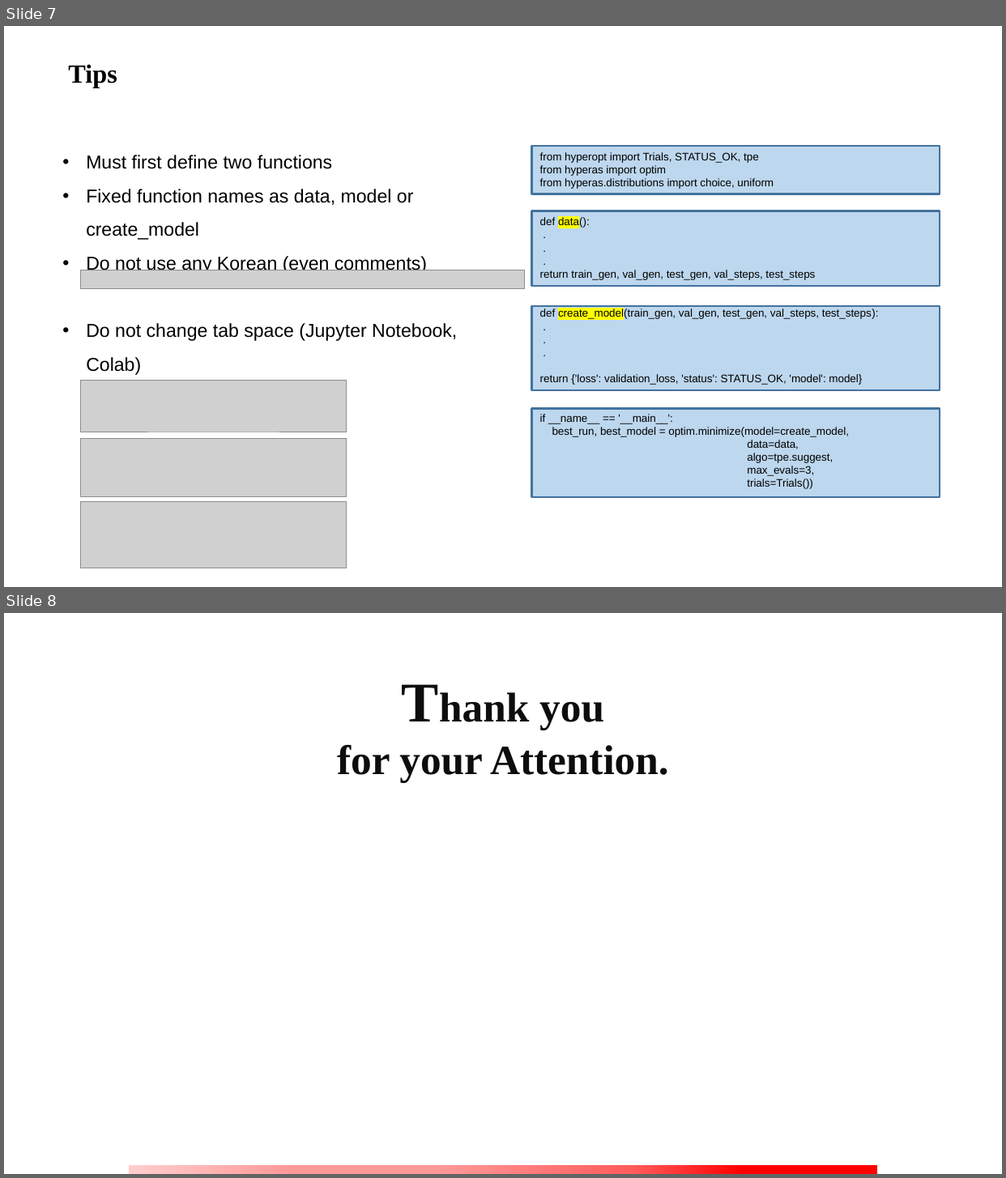
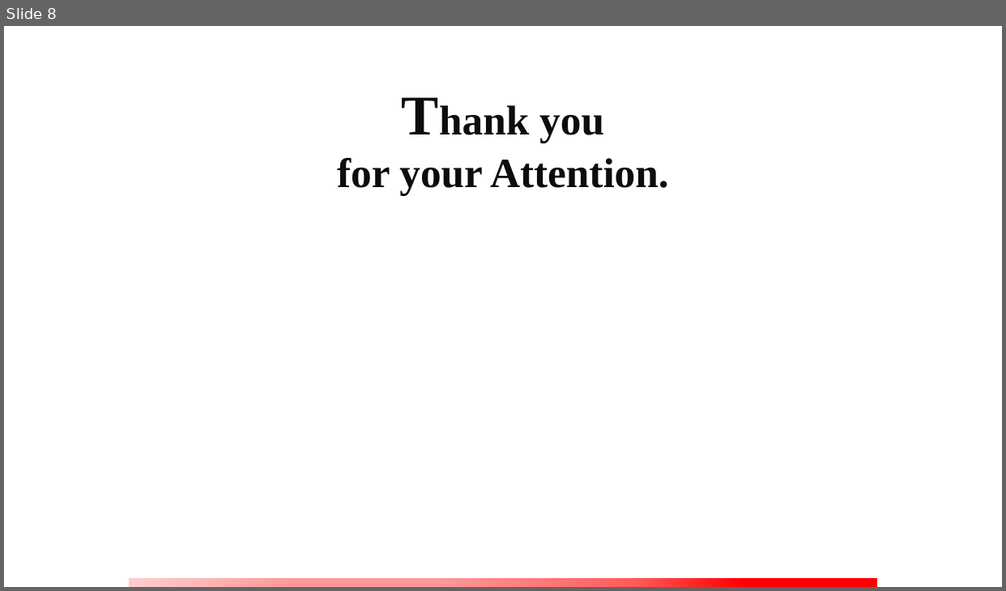
Before and after one commit to goseongje/cv_term_project, a slide deck: TermProject_20201149_SeongjeWoo.pptx. Shown one above the other, each under a label of ours: slides 7 and 8 before the commit, slide 8 after it. The pictures are 1006x1178 and 1006x591 pixels, drawn with LibreOffice and Linux fonts; fonts in the diff are those of the drawing; grey boxes stand for pictures; background and template pictures are left out. Boxes give left, top, right and bottom in pixels: in the first picture for what was removed or moved away, otherwise in the second. Text is boxed around its words. In the diff, an @@ line names an element or a change of style, - is before the commit and + after.

```diff
--- a/TermProject_20201149_SeongjeWoo.pptx
+++ b/TermProject_20201149_SeongjeWoo.pptx
@@ slide 7 removed at (x1=4, y1=26, x2=1002, y2=587), background picture (left out) @@
@@ text removed at (x1=68, y1=64, x2=117, y2=88) @@
-Tips
@@ rectangle removed at (x1=532, y1=146, x2=940, y2=194) @@
@@ text removed at (x1=86, y1=155, x2=457, y2=375) @@
-• Must first define two functions
-• Fixed function names as data, model or create_model
-• Do not use any Korean (even comments)
-• Do not change tab space (Jupyter Notebook, Colab)
@@ text removed at (x1=540, y1=152, x2=879, y2=489) @@
-from hyperopt import Trials, STATUS_OK, tpe
-from hyperas import optim
-from hyperas.distributions import choice, uniform
-def data():
-.
-.
-.
-return train_gen, val_gen, test_gen, val_steps, test_steps
-def create_model(train_gen, val_gen, test_gen, val_steps, test_steps):
-.
-.
-.
-return {'loss': validation_loss, 'status': STATUS_OK, 'model': model}
-if __name__ == '__main__':
-best_run, best_model = optim.minimize(model=create_model,
-    data=data,
-    algo=tpe.suggest,
-    max_evals=3,
-    trials=Trials())
@@ rectangle removed at (x1=532, y1=211, x2=940, y2=287) @@
@@ picture removed at (x1=80, y1=270, x2=524, y2=288) @@
@@ rectangle removed at (x1=532, y1=307, x2=940, y2=390) @@
@@ picture removed at (x1=80, y1=381, x2=346, y2=433) @@
@@ rectangle removed at (x1=532, y1=408, x2=940, y2=497) @@
@@ picture removed at (x1=80, y1=438, x2=346, y2=497) @@
@@ picture removed at (x1=80, y1=502, x2=346, y2=568) @@
```
Also in this commit, not shown: 6 slides added, 5 other slides removed, 3 other files.
